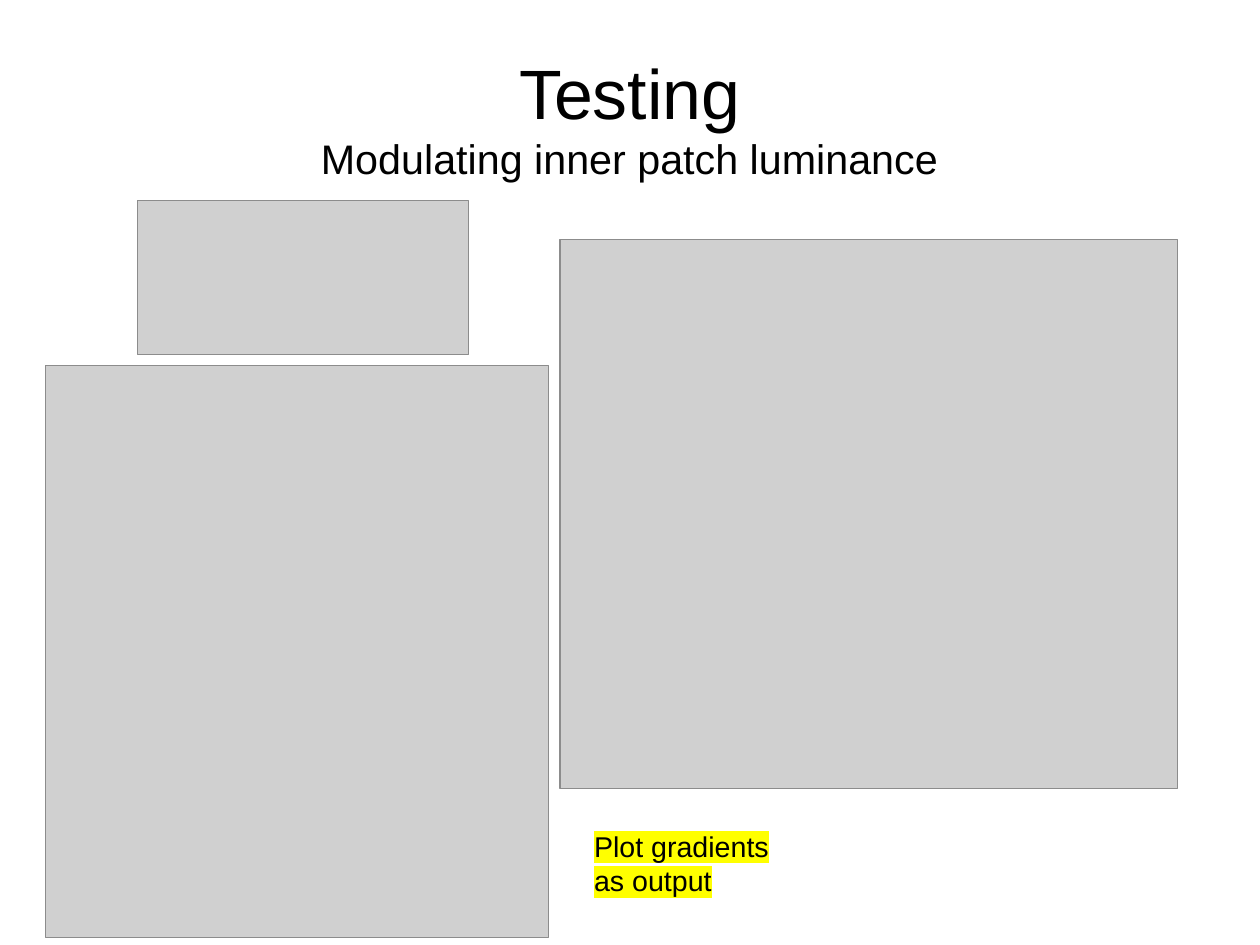
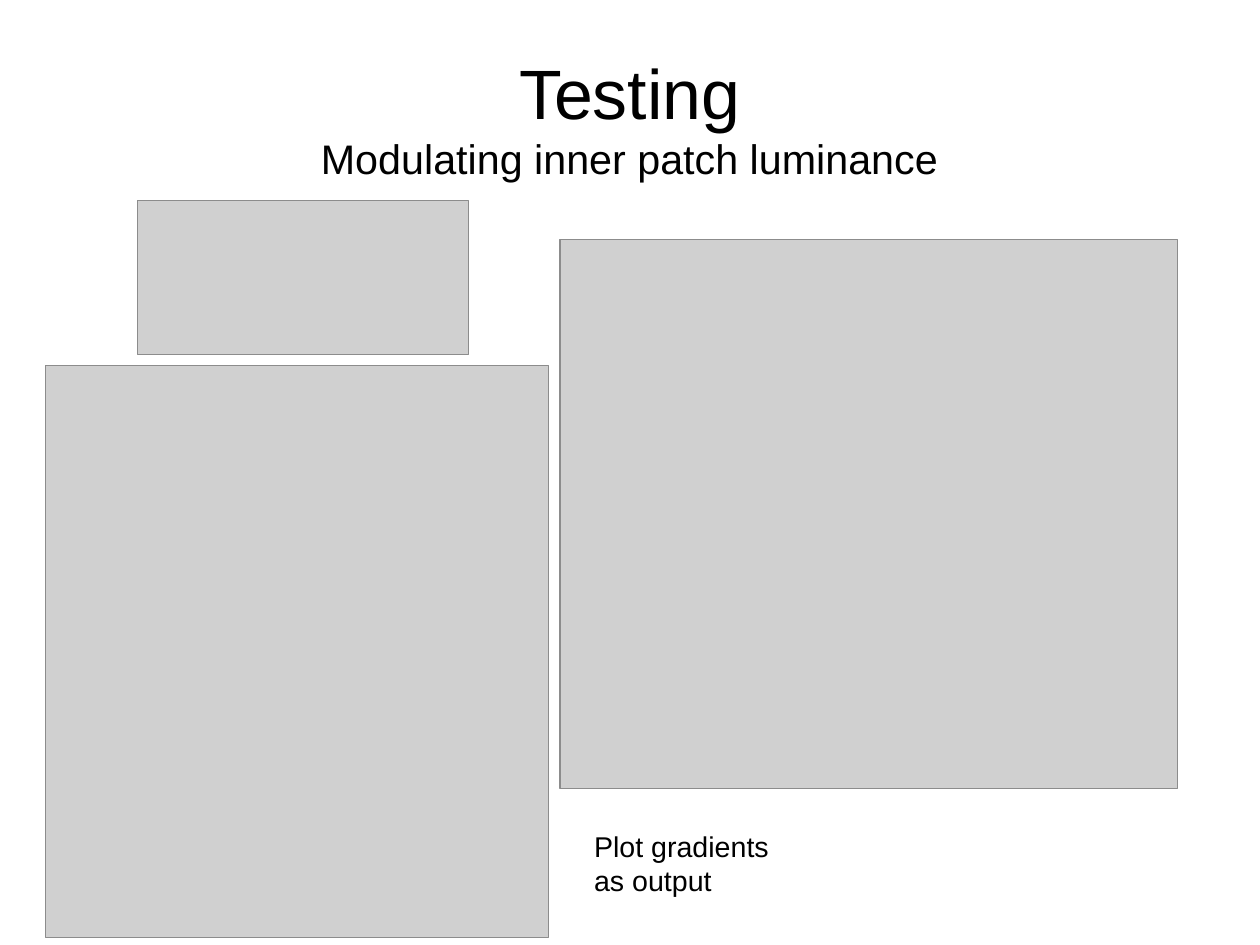
Before and after one commit to TUBvision/contAdapt_francis, a slide deck: slide 23 of Documents/Model descriptions/Dynamic normalization network presentation.odp. Drawn at 1260x945 pixels with LibreOffice and Linux fonts; fonts in the diff are those of the drawing; grey boxes stand for pictures. Boxes give left, top, right and bottom in pixels: in the first picture for what was removed or moved away, otherwise in the second. Text is boxed around its words. In the diff, an @@ line names an element or a change of style, - is before the commit and + after.

```diff
--- a/Documents/Model descriptions/Dynamic normalization network presentation.odp
+++ b/Documents/Model descriptions/Dynamic normalization network presentation.odp
@@ text "Plot gradients as output" at bbox=[594, 836, 769, 897]: highlight #FFFF00 to none @@
```
Also in this commit, not shown: 2 other slides changed, 9 other files.
